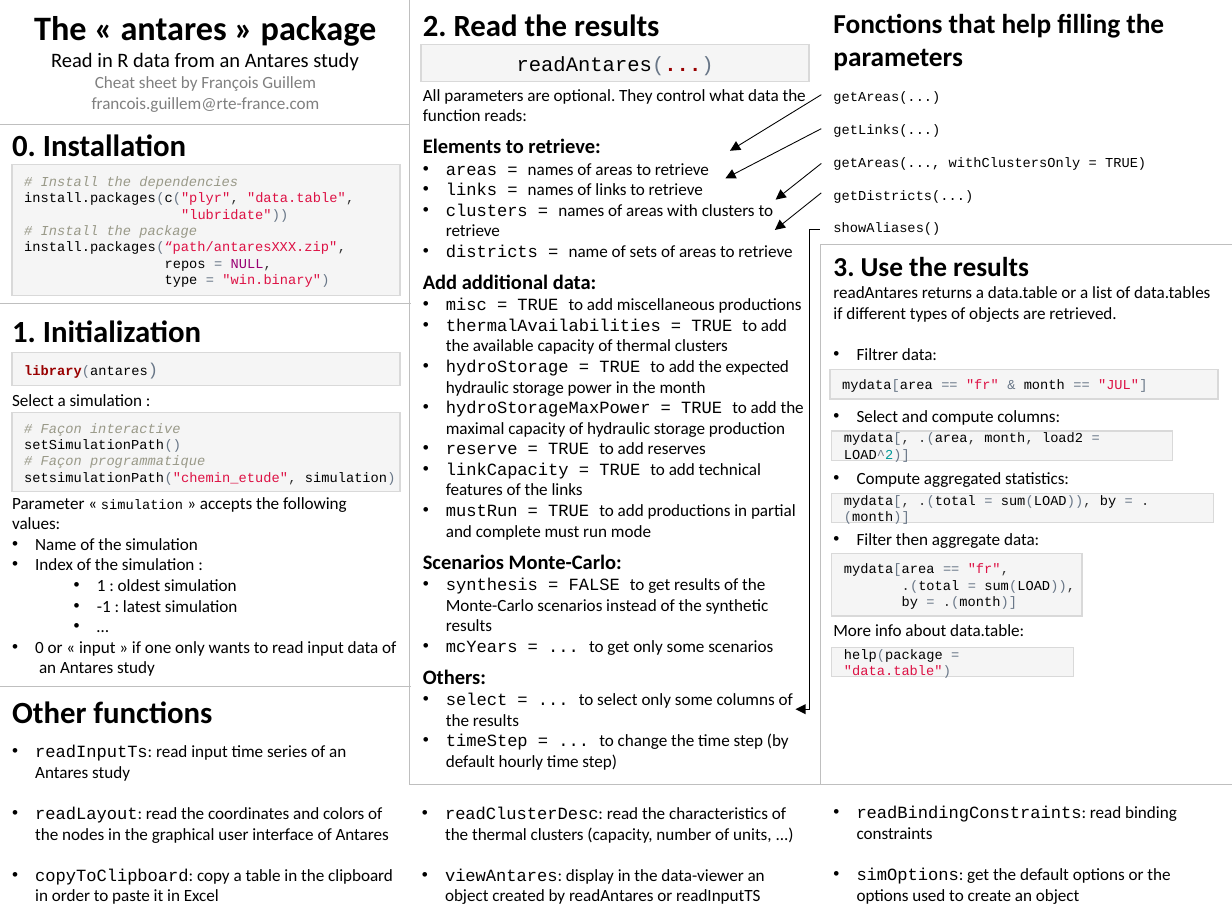
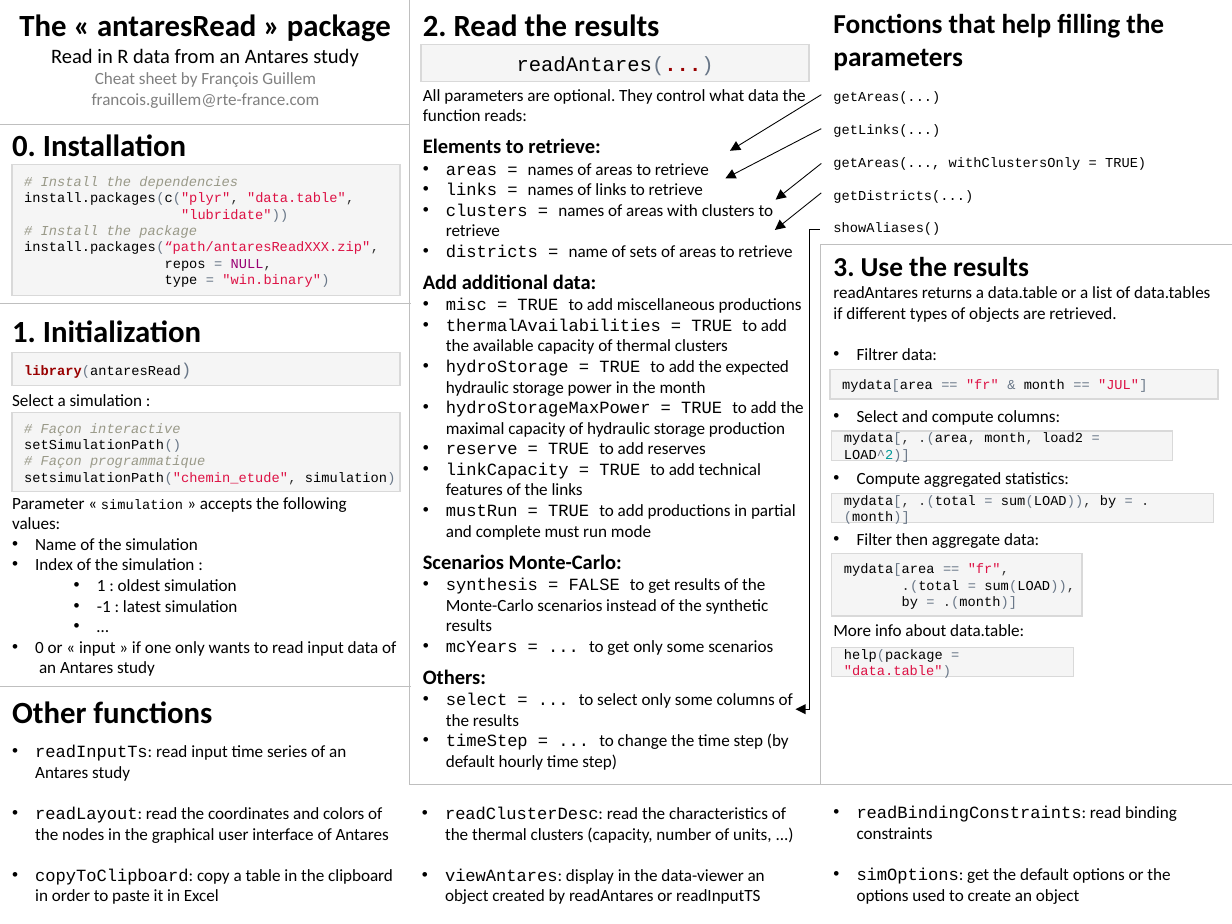
Before and after one commit to rte-antares-rpackage/antaresRead, a slide deck: slide 1 of cheat_sheet/antares_cheat_sheet_en.pptx. Drawn at 1232x924 pixels with LibreOffice and Linux fonts; fonts in the diff are those of the drawing. Boxes give left, top, right and bottom in pixels: in the first picture for what was removed or moved away, otherwise in the second. Text is boxed around its words. In the diff, an @@ line names an element or a change of style, - is before the commit and + after.

```diff
--- a/cheat_sheet/antares_cheat_sheet_en.pptx
+++ b/cheat_sheet/antares_cheat_sheet_en.pptx
@@ text at [19,14,391,42]: text changed; size 20 to 18 pt @@
-The « antares » package
+The « antaresRead » package
@@ text in rectangle at [24,241,379,254]: text changed @@
-install.packages(“path/antaresXXX.zip",
+install.packages(“path/antaresReadXXX.zip",
@@ text in rectangle at [24,365,181,378]: text changed; text colour #990000 to #000000 @@
-library(antares)
+library(antaresRead)
```
Also in this commit, not shown: 4 other files.
